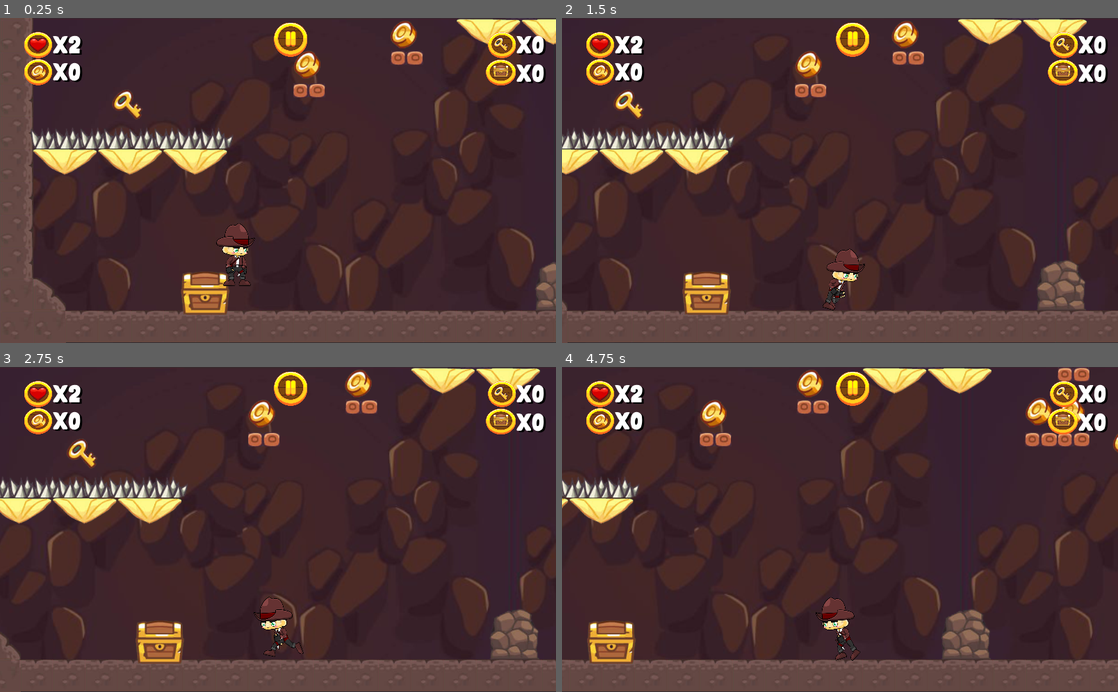
Above: before the commit, frames 1-4 (two rows, left to right).
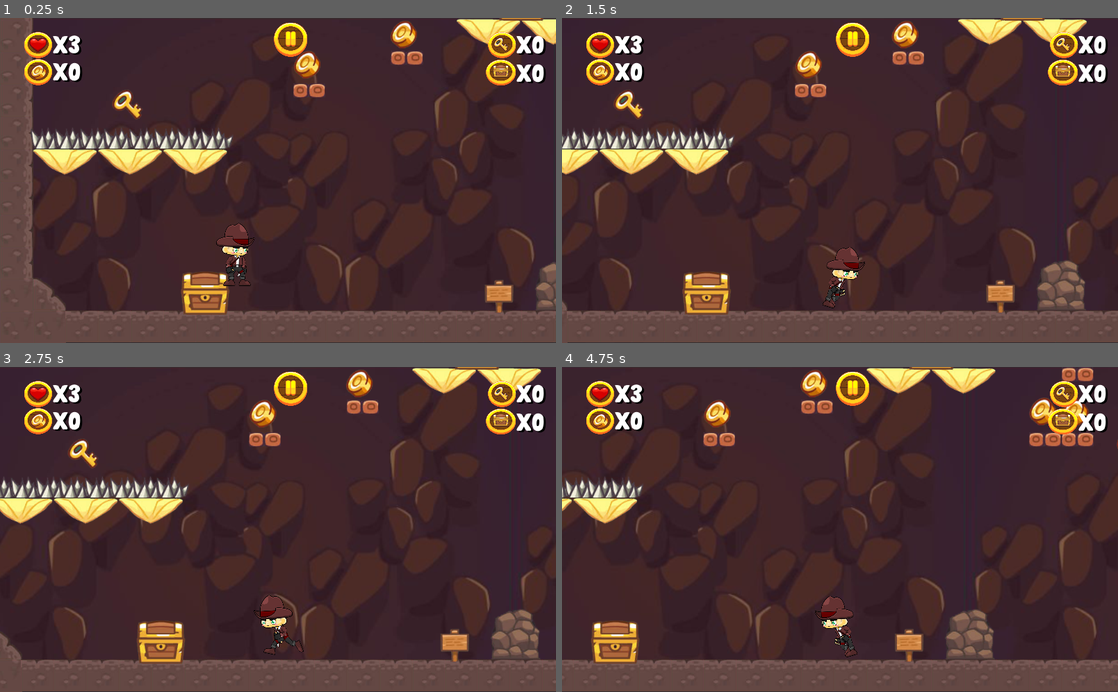
Above: after the commit, the same moments.

Repository: soapmactavish23/Threasure-Hunter
Game: Godot game, scene res://Scenes/Fase1.tscn
The game is run twice, just before and just after one commit, with the same random seed, the same clock (stepped at 60 frames per second) and the same inputs. This scene is started directly instead of the project's main scene.
Inputs:
- Up to frame 1 (0.25 s): no input
- Up to frame 2 (1.5 s): tap Enter (ui_accept) at 0.5, 0.77 s; hold Right (ui_right) from 0.53 s (still down); tap E (action) at 0.6, 1.35 s
- Up to frame 3 (2.75 s): tap Enter (ui_accept) at 1.52 s; release Right (ui_right) at 2.03 s; hold Left (ui_left) from 2.03 s (still down); tap E (action) at 2.1 s
- Up to frame 4 (4.75 s): release Left (ui_left) at 2.78 s; hold Right (ui_right) 2.78-4.28 s; tap E (action) at 2.85, 3.6, 4.35 s; tap Enter (ui_accept) at 3.02, 3.77, 4.52 s; hold Left (ui_left) from 4.28 s (still down)

The runs differ from the first frame. In frame 1, 0.6% of the frame differs, in the area x 12-98%, y 0-91%; in frame 2, 0.9%; in frame 3, 4.3%; in frame 4, 6.6%, in the area x 0-100%, y 0-96%.

Commit message:
'fase-1-finished'

Diff:
--- a/Scenes/Fase1.tscn
+++ b/Scenes/Fase1.tscn
@@ -10,7 +10,8 @@
 [ext_resource path="res://probs/Itens/itens-coletaveis-chaves.tscn" type="PackedScene" id=8]
 [ext_resource path="res://probs/Itens/alavanca.tscn" type="PackedScene" id=9]
 [ext_resource path="res://probs/damege/low-thorns.tscn" type="PackedScene" id=10]
-[ext_resource path="res://probs/player.tscn" type="PackedScene" id=11]
+[ext_resource path="res://probs/Itens/placa_info.tscn" type="PackedScene" id=11]
+[ext_resource path="res://probs/player.tscn" type="PackedScene" id=12]
 
 [node name="Fase1" type="Node2D"]
 script = ExtResource( 1 )
@@ -35,16 +36,10 @@
 position = Vector2( 746.063, 35.7695 )
 
 [node name="itens-coletaveis-moedas5" parent="Moedas" instance=ExtResource( 6 )]
-position = Vector2( 1053.36, -32.2652 )
-
-[node name="itens-coletaveis-moedas6" parent="Moedas" instance=ExtResource( 6 )]
-position = Vector2( 1005.9, -32.2652 )
-
-[node name="itens-coletaveis-moedas7" parent="Moedas" instance=ExtResource( 6 )]
-position = Vector2( 900.41, -32.2652 )
+position = Vector2( 1037.62, -32.2652 )
 
 [node name="itens-coletaveis-moedas8" parent="Moedas" instance=ExtResource( 6 )]
-position = Vector2( 856.458, -32.2652 )
+position = Vector2( 880.064, -33.2652 )
 
 [node name="itens-coletaveis-moedas10" parent="Moedas" instance=ExtResource( 6 )]
 position = Vector2( 1167.64, 87.2846 )
@@ -140,7 +135,7 @@
 position = Vector2( 1802.24, 326.624 )
 
 [node name="bau-ouro3" parent="Baus" instance=ExtResource( 7 )]
-position = Vector2( 119.669, -333.825 )
+position = Vector2( 957.676, -34.0964 )
 
 [node name="Chaves" type="Node2D" parent="."]
 editor/display_folded = true
@@ -158,16 +153,23 @@
 editor/display_folded = true
 
 [node name="alavanca" parent="Alavancas" instance=ExtResource( 9 )]
-position = Vector2( 1422.33, 514.283 )
-
-[node name="alavanca2" parent="Alavancas" instance=ExtResource( 9 )]
-position = Vector2( 959.372, -24.5746 )
+position = Vector2( 121.523, -327.609 )
 
 [node name="Armadilhas" type="Node2D" parent="."]
+editor/display_folded = true
 
 [node name="low-thorns" parent="Armadilhas" instance=ExtResource( 10 )]
 position = Vector2( 88.2947, 226.067 )
 
+[node name="low-thorns9" parent="Armadilhas" instance=ExtResource( 10 )]
+position = Vector2( 1512.12, -71.152 )
+
+[node name="low-thorns10" parent="Armadilhas" instance=ExtResource( 10 )]
+position = Vector2( 1558.21, -71.152 )
+
+[node name="low-thorns11" parent="Armadilhas" instance=ExtResource( 10 )]
+position = Vector2( 1608.81, -71.152 )
+
 [node name="low-thorns2" parent="Armadilhas" instance=ExtResource( 10 )]
 position = Vector2( 133.341, 226.067 )
 
@@ -189,6 +191,11 @@
 [node name="low-thorns8" parent="Armadilhas" instance=ExtResource( 10 )]
 position = Vector2( 402.163, 226.067 )
 
-[node name="player" parent="." instance=ExtResource( 11 )]
+[node name="placa_info" parent="." instance=ExtResource( 11 )]
+position = Vector2( 918.714, 513.978 )
+msg = 3
+
+[node name="player" parent="." instance=ExtResource( 12 )]
 position = Vector2( 433.608, 396.363 )
+[connection signal="body_entered" from="portal" to="." method="_on_portal_body_entered"]
 [connection signal="body_exited" from="Alavancas/alavanca" to="Alavancas/alavanca" method="_on_alavanca_body_exited"]
--- /dev/null
+++ b/Scenes/Fase2.tscn
@@ -0,0 +1,3 @@
+[gd_scene format=2]
+
+[node name="Fase2" type="Node2D"]
--- a/Scenes/tutorial.tscn
+++ b/Scenes/tutorial.tscn
@@ -27,52 +27,7 @@
 func _on_agua_body_entered(body):
 	get_tree().call_group(\"player\",\"game_over\")
 
-#Placas
-func _on_placa_info_body_entered(body):
-	if body == $player:
-		$placa_info.informar(0)
-func _on_placa_info_body_exited(body):
-	if body == $player:
-		$placa_info.desinformar()
-func _on_placa_info2_body_entered(body):
-	if body == $player:
-		$placa_info2.informar(1)
-func _on_placa_info2_body_exited(body):
-	if body == $player:
-		$placa_info2.desinformar()
-func _on_placa_info3_body_entered(body):
-	if body == $player:
-		$placa_info3.informar(2)
-func _on_placa_info3_body_exited(body):
-	if body == $player:
-		$placa_info3.desinformar()
-
-func _on_placa_info4_body_entered(body):
-	if body == $player:
-		$placa_info4.informar(2)
-
-func _on_placa_info4_body_exited(body):
-	if body == $player:
-		$placa_info4.desinformar()
-
-#Bau
-func _on_bauouro_body_entered(body):
-	$\"bau-ouro\".colidiu = true
-	if $HUD.chaves > 0:
-		$\"bau-ouro\".tem_chave = true
-
-func _on_bauouro_body_exited(body):
-	$\"bau-ouro\".colidiu = false
-
-func acao_bau():
-	$HUD.chaves -= 1
-	$HUD.update_hud_chaves()
-	$HUD.add_baus()
-
-func _on_alavanca_body_entered(body):
-	if body == $player:
-		$alavanca.colidiu_alavanca = true
-
+#Alvanca
 func acao_alavanca():
 	$portal.show()
 	$portal/anim.play(\"aberto\")
@@ -104,20 +59,26 @@
 cell_size = Vector2( 15, 15 )
 tile_data = PoolIntArray( 1048597, 12, 0, 1704029, 0, 0, 1769558, 10, 0, 1835087, 6, 0, 1966085, 0, 0, 1966123, 8, 0, 2031628, 9, 0, 2097176, 6, 0, 2097186, 5, 0, 29425800, 8, 0 )
 
-[node name="placa_info" parent="." instance=ExtResource( 6 )]
+[node name="Placas" type="Node2D" parent="."]
+editor/display_folded = true
+
+[node name="placa_info" parent="Placas" instance=ExtResource( 6 )]
 position = Vector2( 506.846, 485.278 )
 
-[node name="placa_info2" parent="." instance=ExtResource( 6 )]
+[node name="placa_info2" parent="Placas" instance=ExtResource( 6 )]
 position = Vector2( 982.454, 485.278 )
-
-[node name="placa_info3" parent="." instance=ExtResource( 6 )]
+msg = 1
+
+[node name="placa_info3" parent="Placas" instance=ExtResource( 6 )]
 position = Vector2( 2341.61, 483.867 )
+msg = 2
+
+[node name="placa_info4" parent="Placas" instance=ExtResource( 6 )]
+position = Vector2( 1954.78, 478.868 )
+msg = 2
 
 [node name="bau-ouro" parent="." instance=ExtResource( 7 )]
 position = Vector2( 2067.32, 475.788 )
-
-[node name="placa_info4" parent="." instance=ExtResource( 6 )]
-position = Vector2( 1954.78, 478.868 )
 
 [node name="moedas" type="Node2D" parent="."]
 editor/display_folded = true
@@ -253,18 +214,7 @@
 
 [node name="HUD" parent="." instance=ExtResource( 14 )]
 [connection signal="body_entered" from="portal" to="." method="_on_portal_body_entered"]
-[connection signal="body_entered" from="alavanca" to="." method="_on_alavanca_body_entered"]
 [connection signal="body_exited" from="alavanca" to="alavanca" method="_on_alavanca_body_exited"]
-[connection signal="body_entered" from="placa_info" to="." method="_on_placa_info_body_entered"]
-[connection signal="body_exited" from="placa_info" to="." method="_on_placa_info_body_exited"]
-[connection signal="body_entered" from="placa_info2" to="." method="_on_placa_info2_body_entered"]
-[connection signal="body_exited" from="placa_info2" to="." method="_on_placa_info2_body_exited"]
-[connection signal="body_entered" from="placa_info3" to="." method="_on_placa_info3_body_entered"]
-[connection signal="body_exited" from="placa_info3" to="." method="_on_placa_info3_body_exited"]
-[connection signal="body_entered" from="bau-ouro" to="." method="_on_bauouro_body_entered"]
-[connection signal="body_exited" from="bau-ouro" to="." method="_on_bauouro_body_exited"]
-[connection signal="body_entered" from="placa_info4" to="." method="_on_placa_info4_body_entered"]
-[connection signal="body_exited" from="placa_info4" to="." method="_on_placa_info4_body_exited"]
 [connection signal="body_entered" from="agua" to="." method="_on_agua_body_entered"]
 [connection signal="body_entered" from="agua2" to="." method="_on_agua_body_entered"]
 [connection signal="body_entered" from="agua3" to="." method="_on_agua_body_entered"]
--- a/Scripts/Fase1.gd
+++ b/Scripts/Fase1.gd
@@ -1,4 +1,18 @@
 extends Node2D
 
 func _ready():
-	pass
+	add_to_group("scenes")
+	$portal.collision_layer = 0
+	$portal.collision_mask = 0
+func _process(delta):
+	if $HUD.baus == 3:
+		$portal/anim.play("aberto")
+		$portal.collision_layer = 1
+		$portal.collision_mask = 1
+
+func acao_alavanca():
+	$Armadilhas.queue_free()
+
+
+func _on_portal_body_entered(body):
+	print("passou de fase")
--- a/Scripts/HUD.gd
+++ b/Scripts/HUD.gd
@@ -8,12 +8,9 @@
 var ligado = true
 
 func _ready():
-	add_to_group("moedas")
-	add_to_group("vidas")
-	add_to_group("chaves")
+	add_to_group("hud")
 	pauseDesativado()
-	update_hud_vidas()
-	update_hud_moedas()
+	update_hud(1)
 
 func _process(delta):
 	if vidas <= 0:
@@ -22,6 +19,11 @@
 
 	if chaves <= 0:
 		chaves = 0
+
+	if chaves > 0:
+		get_tree().call_group("bau", "dar_chave")
+	else:
+		get_tree().call_group("bau", "tirar_chave")
 
 #Quando pressionar o Botão de Pauser
 func _on_btnPause_pressed():
@@ -66,48 +68,52 @@
 	$ColorRect/click.play()
 	pauseDesativado()
 
+#Atualizar
+func update_hud(item):
+	var vidas_hud = "x"+str(vidas)
+	var moedas_hud = "x"+str(moedas)
+	var chaves_hud = "x"+str(chaves)
+	var baus_hud = "x"+str(baus)
+	if item == 1:
+		$contador_vidas/txtVidas.text = vidas_hud
+		$contador_vidas/txtVidasFundo.text = vidas_hud
+	elif item == 2:
+		$contador_moedas/txtMoedas.text = moedas_hud
+		$contador_moedas/txtMoedasFundo.text = moedas_hud
+	elif item == 3:
+		$contador_chaves_ouro/txtChaves.text = chaves_hud
+		$contador_chaves_ouro/txtChavesFundo.text = chaves_hud
+	elif item == 4:
+		$contador_bau/txtBaus.text = baus_hud
+		$contador_bau/txtBausFundo.text = baus_hud
+
 #Adcionar Vidas
 func add_vidas():
 	vidas += 1
-	update_hud_vidas()
+	update_hud(1)
 
 #Deletar Vidas
 func del_vidas():
 	vidas -= 1
-	update_hud_vidas()
-
-#Mostrar Vidas
-func update_hud_vidas():
-	var vidas_hud = "x"+str(vidas)
-	$contador_vidas/txtVidas.text = vidas_hud
-	$contador_vidas/txtVidasFundo.text = vidas_hud
+	update_hud(2)
 
 #Adicionar moedas
 func add_moedas():
 	moedas += 1
-	update_hud_moedas()
+	update_hud(2)
 
-func update_hud_moedas():
-	var moedas_hud = "x"+str(moedas)
-	$contador_moedas/txtMoedas.text = moedas_hud
-	$contador_moedas/txtMoedasFundo.text = moedas_hud
+#Deletar Chaves
+func del_chaves():
+	chaves -= 1
+	update_hud(3)
+	add_baus()
 
 #Adcionar Chaves
 func add_chaves():
 	chaves += 1
-	update_hud_chaves()
-
-func update_hud_chaves():
-	var chaves_hud = "x"+str(chaves)
-	$contador_chaves_ouro/txtChaves.text = chaves_hud
-	$contador_chaves_ouro/txtChavesFundo.text = chaves_hud
+	update_hud(3)
 
 #Adcionar Baus
 func add_baus():
 	baus += 1
-	update_hud_baus()
-
-func update_hud_baus():
-	var baus_hud = "x"+str(baus)
-	$contador_bau/txtBaus.text = baus_hud
-	$contador_bau/txtBausFundo.text = baus_hud
+	update_hud(4)
--- a/Scripts/Menu.gd
+++ b/Scripts/Menu.gd
@@ -4,7 +4,6 @@
 
 func _ready():
 	pass
-
 
 #Jogar
 func _on_btnjogar_pressed():
--- a/Scripts/alavanca.gd
+++ b/Scripts/alavanca.gd
@@ -10,5 +10,8 @@
 func acionar():
 	get_tree().call_group("scenes","acao_alavanca")
 
+func _on_alavanca_body_entered(body):
+	colidiu_alavanca = true
+
 func _on_alavanca_body_exited(body):
 	colidiu_alavanca = false
--- a/Scripts/bau-ouro.gd
+++ b/Scripts/bau-ouro.gd
@@ -4,13 +4,14 @@
 var frutas = preload("res://probs/Itens/itens-coletaveis-frutas.tscn")
 var colidiu = false
 var tem_chave = false
+
 func _ready():
-	pass
+	add_to_group("bau")
 
 func _process(delta):
 	if Input.is_action_just_pressed("action") and colidiu and tem_chave:
 		$anim.play("aberto")
-		get_tree().call_group("scenes", "acao_bau")
+		get_tree().call_group("hud", "del_chaves")
 		for i in range(10):
 			recompensar()
 		for i in range(3):
@@ -26,3 +27,15 @@
 	get_parent().add_child(f)
 	f.position.x = position.x
 	f.position.y = position.y
+
+func _on_bauouro_body_entered(body):
+	colidiu = true
+
+func _on_bauouro_body_exited(body):
+	colidiu = false
+
+func dar_chave():
+	tem_chave = true
+
+func tirar_chave():
+	tem_chave = false
--- a/Scripts/damage.gd
+++ b/Scripts/damage.gd
@@ -4,7 +4,7 @@
 	pass
 
 func causar_dano():
-	get_tree().call_group("vidas", "del_vidas")
+	get_tree().call_group("hud", "del_vidas")
 
 func _on_leftthorns_body_entered(body):
 	causar_dano()
--- a/Scripts/itens-coletaveis-chaves.gd
+++ b/Scripts/itens-coletaveis-chaves.gd
@@ -11,7 +11,7 @@
 	$particles.emitting = true
 	$queue_timer.start(1)
 	$Sprite.hide()
-	get_tree().call_group("chaves", "add_chaves")
+	get_tree().call_group("hud", "add_chaves")
 
 func _on_queue_timer_timeout():
 	queue_free()
--- a/Scripts/itens-coletaveis-moedas.gd
+++ b/Scripts/itens-coletaveis-moedas.gd
@@ -19,7 +19,7 @@
 	$particles.emitting = true
 	$queue_timer.start(1)
 	$Sprite.hide()
-	get_tree().call_group("moedas", "add_moedas")
+	get_tree().call_group("hud", "add_moedas")
 
 func _on_queue_timer_timeout():
 	queue_free()
--- a/Scripts/itens-coletaveis.gd
+++ b/Scripts/itens-coletaveis.gd
@@ -20,8 +20,7 @@
 	$particles.emitting = true
 	$queue_timer.start(1)
 	$Sprite.hide()
-	get_tree().call_group("vidas", "add_vidas")
-
+	get_tree().call_group("hud", "add_vidas")
 
 func _on_queue_timer_timeout():
 	queue_free()
--- a/Scripts/placa_info.gd
+++ b/Scripts/placa_info.gd
@@ -1,12 +1,12 @@
 extends Area2D
 
 var colidiu = false
-
+export var msg = 0
 var mensagem = [
 		"Precione as Setas para andar",
 		"Precione espaço para pular",
 		"Precione 'E' para interagir",
-
+		"Para passar de fase abra todos os Baús"
 	]
 
 func _ready():
@@ -22,7 +22,12 @@
 		$ColorRect/txtInfo.text = mensagem[2]
 	elif num == 3:
 		$ColorRect/txtInfo.text = mensagem[3]
-	elif num == 4:
-		$ColorRect/txtInfo.text = mensagem[4]
+
 func desinformar():
 	$ColorRect.hide()
+
+func _on_placa_info_body_entered(body):
+	informar(msg)
+
+func _on_placa_info_body_exited(body):
+	desinformar()
--- a/probs/HUD.tscn
+++ b/probs/HUD.tscn
@@ -134,6 +134,7 @@
 "
 
 [node name="contador_bau" type="Node2D" parent="."]
+editor/display_folded = true
 position = Vector2( 922.242, 49.6774 )
 
 [node name="Sprite" type="Sprite" parent="contador_bau"]
--- a/probs/Itens/alavanca.tscn
+++ b/probs/Itens/alavanca.tscn
@@ -13,6 +13,8 @@
 } ]
 
 [node name="alavanca" type="Area2D"]
+collision_layer = 4
+collision_mask = 4
 script = ExtResource( 1 )
 
 [node name="anim" type="AnimatedSprite" parent="."]
--- a/probs/Itens/bau-ouro.tscn
+++ b/probs/Itens/bau-ouro.tscn
@@ -21,6 +21,8 @@
 extents = Vector2( 39.7977, 35.1514 )
 
 [node name="bau-ouro" type="Area2D"]
+collision_layer = 4
+collision_mask = 4
 script = ExtResource( 1 )
 
 [node name="anim" type="AnimatedSprite" parent="."]
@@ -32,3 +34,5 @@
 [node name="shape" type="CollisionShape2D" parent="."]
 position = Vector2( 0.861603, 2.5847 )
 shape = SubResource( 2 )
+[connection signal="body_entered" from="." to="." method="_on_bauouro_body_entered"]
+[connection signal="body_exited" from="." to="." method="_on_bauouro_body_exited"]
--- a/probs/Itens/itens-coletaveis-moedas.tscn
+++ b/probs/Itens/itens-coletaveis-moedas.tscn
@@ -1,8 +1,9 @@
-[gd_scene load_steps=6 format=2]
+[gd_scene load_steps=7 format=2]
 
 [ext_resource path="res://Scripts/itens-coletaveis-moedas.gd" type="Script" id=1]
-[ext_resource path="res://probs/moedas_som.tscn" type="PackedScene" id=2]
-[ext_resource path="res://Particles/portal_yellowParticle.png" type="Texture" id=3]
+[ext_resource path="res://Sprites/Tileset/Templo/Itens/gold-coin.png" type="Texture" id=2]
+[ext_resource path="res://probs/moedas_som.tscn" type="PackedScene" id=3]
+[ext_resource path="res://Particles/portal_yellowParticle.png" type="Texture" id=4]
 
 [sub_resource type="CircleShape2D" id=1]
 radius = 21.0596
@@ -20,14 +21,17 @@
 
 [node name="itens-coletaveis-moedas" type="Area2D"]
 position = Vector2( 520.707, 238.038 )
+collision_layer = 2
+collision_mask = 2
 script = ExtResource( 1 )
 
 [node name="Sprite" type="Sprite" parent="."]
+texture = ExtResource( 2 )
 
 [node name="CollisionShape2D" type="CollisionShape2D" parent="."]
 shape = SubResource( 1 )
 
-[node name="moedas_som" parent="." instance=ExtResource( 2 )]
+[node name="moedas_som" parent="." instance=ExtResource( 3 )]
 
 [node name="particles" type="Particles2D" parent="."]
 emitting = false
--- a/probs/Itens/placa_info.tscn
+++ b/probs/Itens/placa_info.tscn
@@ -15,6 +15,8 @@
 
 [node name="placa_info" type="Area2D"]
 position = Vector2( 305.532, 157.892 )
+collision_layer = 2
+collision_mask = 2
 script = ExtResource( 1 )
 
 [node name="Sprite" type="Sprite" parent="."]
@@ -39,3 +41,5 @@
 custom_colors/font_color = Color( 1, 1, 1, 1 )
 text = "Precione as Setas para andar"
 autowrap = true
+[connection signal="body_entered" from="." to="." method="_on_placa_info_body_entered"]
+[connection signal="body_exited" from="." to="." method="_on_placa_info_body_exited"]
--- a/probs/damege/low-thorns.tscn
+++ b/probs/damege/low-thorns.tscn
@@ -4,6 +4,8 @@
 [ext_resource path="res://Sprites/Tileset/Templo/Damage/low-thorns.png" type="Texture" id=2]
 
 [node name="low-thorns" type="Area2D"]
+collision_layer = 8
+collision_mask = 8
 script = ExtResource( 1 )
 
 [node name="poly" type="CollisionPolygon2D" parent="."]
--- a/probs/player.tscn
+++ b/probs/player.tscn
@@ -11,16 +11,16 @@
 [ext_resource path="res://Sprites/Player/Sprites Kinematic/Idle/Idle__007.png" type="Texture" id=9]
 [ext_resource path="res://Sprites/Player/Sprites Kinematic/Idle/Idle__008.png" type="Texture" id=10]
 [ext_resource path="res://Sprites/Player/Sprites Kinematic/Idle/Idle__009.png" type="Texture" id=11]
-[ext_resource path="res://Sprites/Player/Sprites Kinematic/Walk/Run__000.png" type="Texture" id=12]
-[ext_resource path="res://Sprites/Player/Sprites Kinematic/Walk/Run__001.png" type="Texture" id=13]
-[ext_resource path="res://Sprites/Player/Sprites Kinematic/Walk/Run__002.png" type="Texture" id=14]
-[ext_resource path="res://Sprites/Player/Sprites Kinematic/Walk/Run__003.png" type="Texture" id=15]
-[ext_resource path="res://Sprites/Player/Sprites Kinematic/Walk/Run__004.png" type="Texture" id=16]
-[ext_resource path="res://Sprites/Player/Sprites Kinematic/Walk/Run__005.png" type="Texture" id=17]
-[ext_resource path="res://Sprites/Player/Sprites Kinematic/Walk/Run__006.png" type="Texture" id=18]
-[ext_resource path="res://Sprites/Player/Sprites Kinematic/Walk/Run__007.png" type="Texture" id=19]
-[ext_resource path="res://Sprites/Player/Sprites Kinematic/Walk/Run__008.png" type="Texture" id=20]
-[ext_resource path="res://Sprites/Player/Sprites Kinematic/Walk/Run__009.png" type="Texture" id=21]
+[ext_resource path="res://Sprites/Player/Sprites Kinematic/Jump/Jump__000.png" type="Texture" id=12]
+[ext_resource path="res://Sprites/Player/Sprites Kinematic/Jump/Jump__001.png" type="Texture" id=13]
+[ext_resource path="res://Sprites/Player/Sprites Kinematic/Jump/Jump__002.png" type="Texture" id=14]
+[ext_resource path="res://Sprites/Player/Sprites Kinematic/Jump/Jump__003.png" type="Texture" id=15]
+[ext_resource path="res://Sprites/Player/Sprites Kinematic/Jump/Jump__004.png" type="Texture" id=16]
+[ext_resource path="res://Sprites/Player/Sprites Kinematic/Jump/Jump__005.png" type="Texture" id=17]
+[ext_resource path="res://Sprites/Player/Sprites Kinematic/Jump/Jump__006.png" type="Texture" id=18]
+[ext_resource path="res://Sprites/Player/Sprites Kinematic/Jump/Jump__007.png" type="Texture" id=19]
+[ext_resource path="res://Sprites/Player/Sprites Kinematic/Jump/Jump__008.png" type="Texture" id=20]
+[ext_resource path="res://Sprites/Player/Sprites Kinematic/Jump/Jump__009.png" type="Texture" id=21]
 [ext_resource path="res://Sprites/Player/Sprites Kinematic/Dead/Dead__000.png" type="Texture" id=22]
 [ext_resource path="res://Sprites/Player/Sprites Kinematic/Dead/Dead__001.png" type="Texture" id=23]
 [ext_resource path="res://Sprites/Player/Sprites Kinematic/Dead/Dead__002.png" type="Texture" id=24]
@@ -31,21 +31,21 @@
 [ext_resource path="res://Sprites/Player/Sprites Kinematic/Dead/Dead__007.png" type="Texture" id=29]
 [ext_resource path="res://Sprites/Player/Sprites Kinematic/Dead/Dead__008.png" type="Texture" id=30]
 [ext_resource path="res://Sprites/Player/Sprites Kinematic/Dead/Dead__009.png" type="Texture" id=31]
-[ext_resource path="res://Sprites/Player/Sprites Kinematic/Jump/Jump__000.png" type="Texture" id=32]
-[ext_resource path="res://Sprites/Player/Sprites Kinematic/Jump/Jump__001.png" type="Texture" id=33]
-[ext_resource path="res://Sprites/Player/Sprites Kinematic/Jump/Jump__002.png" type="Texture" id=34]
-[ext_resource path="res://Sprites/Player/Sprites Kinematic/Jump/Jump__003.png" type="Texture" id=35]
-[ext_resource path="res://Sprites/Player/Sprites Kinematic/Jump/Jump__004.png" type="Texture" id=36]
-[ext_resource path="res://Sprites/Player/Sprites Kinematic/Jump/Jump__005.png" type="Texture" id=37]
-[ext_resource path="res://Sprites/Player/Sprites Kinematic/Jump/Jump__006.png" type="Texture" id=38]
-[ext_resource path="res://Sprites/Player/Sprites Kinematic/Jump/Jump__007.png" type="Texture" id=39]
-[ext_resource path="res://Sprites/Player/Sprites Kinematic/Jump/Jump__008.png" type="Texture" id=40]
-[ext_resource path="res://Sprites/Player/Sprites Kinematic/Jump/Jump__009.png" type="Texture" id=41]
+[ext_resource path="res://Sprites/Player/Sprites Kinematic/Walk/Run__000.png" type="Texture" id=32]
+[ext_resource path="res://Sprites/Player/Sprites Kinematic/Walk/Run__001.png" type="Texture" id=33]
+[ext_resource path="res://Sprites/Player/Sprites Kinematic/Walk/Run__002.png" type="Texture" id=34]
+[ext_resource path="res://Sprites/Player/Sprites Kinematic/Walk/Run__003.png" type="Texture" id=35]
+[ext_resource path="res://Sprites/Player/Sprites Kinematic/Walk/Run__004.png" type="Texture" id=36]
+[ext_resource path="res://Sprites/Player/Sprites Kinematic/Walk/Run__005.png" type="Texture" id=37]
+[ext_resource path="res://Sprites/Player/Sprites Kinematic/Walk/Run__006.png" type="Texture" id=38]
+[ext_resource path="res://Sprites/Player/Sprites Kinematic/Walk/Run__007.png" type="Texture" id=39]
+[ext_resource path="res://Sprites/Player/Sprites Kinematic/Walk/Run__008.png" type="Texture" id=40]
+[ext_resource path="res://Sprites/Player/Sprites Kinematic/Walk/Run__009.png" type="Texture" id=41]
 [ext_resource path="res://Sounds/ativos de vozes/pulo.wav" type="AudioStream" id=42]
 
 [sub_resource type="CapsuleShape2D" id=1]
 radius = 71.2642
-height = 16.0712
+height = 78.7116
 
 [sub_resource type="SpriteFrames" id=2]
 animations = [ {
@@ -55,8 +55,8 @@
 "speed": 15.0
 }, {
 "frames": [ ExtResource( 12 ), ExtResource( 13 ), ExtResource( 14 ), ExtResource( 15 ), ExtResource( 16 ), ExtResource( 17 ), ExtResource( 18 ), ExtResource( 19 ), ExtResource( 20 ), ExtResource( 21 ) ],
-"loop": true,
-"name": "walk",
+"loop": false,
+"name": "jump",
 "speed": 15.0
 }, {
 "frames": [ ExtResource( 22 ), ExtResource( 23 ), ExtResource( 24 ), ExtResource( 25 ), ExtResource( 26 ), ExtResource( 27 ), ExtResource( 28 ), ExtResource( 29 ), ExtResource( 30 ), ExtResource( 31 ) ],
@@ -65,26 +65,25 @@
 "speed": 10.0
 }, {
 "frames": [ ExtResource( 32 ), ExtResource( 33 ), ExtResource( 34 ), ExtResource( 35 ), ExtResource( 36 ), ExtResource( 37 ), ExtResource( 38 ), ExtResource( 39 ), ExtResource( 40 ), ExtResource( 41 ) ],
-"loop": false,
-"name": "jump",
+"loop": true,
+"name": "walk",
 "speed": 15.0
 } ]
 
 [node name="player" type="KinematicBody2D"]
 position = Vector2( 0.240265, 2.24033 )
 scale = Vector2( 0.229909, 0.24 )
-collision_layer = 3
-collision_mask = 3
+collision_layer = 15
+collision_mask = 15
 script = ExtResource( 1 )
 
 [node name="shape" type="CollisionShape2D" parent="."]
-position = Vector2( 14.1709, 161.83 )
+position = Vector2( 8.54986, 145.675 )
 shape = SubResource( 1 )
 
 [node name="anim" type="AnimatedSprite" parent="."]
 frames = SubResource( 2 )
 animation = "idle"
-frame = 1
 playing = true
 
 [node name="Camera2D" type="Camera2D" parent="."]
Not shown: 1 places in Scenes/Fase1.tscn that only renumber resources
Not shown: 1 places in probs/Itens/itens-coletaveis-moedas.tscn that only renumber resources
